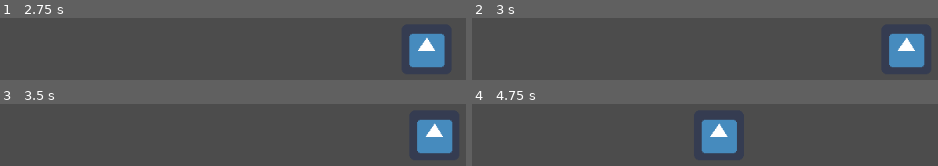
Above: before the commit, frames 1-4 (two rows, left to right).
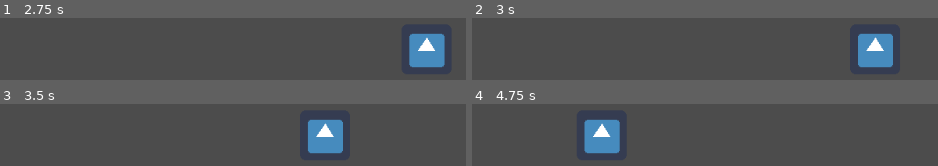
Above: after the commit, the same moments.

Repository: mati22124/testtt
Game: Godot game, scene res://Main Scene.tscn
Same seed, same stepped clock (60 frames per second), same inputs: the game is played once before the commit and once after it. The engine's default icon, where the game draws it, is replaced by a stand-in: a white triangle on a blue panel in a dark square.
Inputs:
- Up to frame 1 (2.75 s): tap Enter at 0.5 s; hold Right (move_right) 0.53-1.28 s; hold Left (move_left) 1.28-2.03 s; hold Right (move_right) from 2.03 s (still down)
- Up to frame 2 (3 s): release Right (move_right) at 2.78 s; hold Up (move_up) from 2.78 s (still down)
- Up to frame 3 (3.5 s): keep holding Up (move_up)
- Up to frame 4 (4.75 s): release Up (move_up) at 3.53 s; hold Left (move_left) from 3.53 s (still down)

Frame 1 is identical in both runs. In frame 2, 7.5% of the frame differs, in the area x 82-98%, y 24-81%; in frame 3, 8.5%; in frame 4, 8.6%, in the area x 24-57%, y 24-81%.

Commit message:
I download github from macbook

Diff:
--- a/player.gd
+++ b/player.gd
@@ -14,4 +14,6 @@
 		vel.x -= speed
 	if Input.is_action_pressed("move_right"):
 		vel.x += speed
+	if Input.is_action_pressed("move_up"):
+		vel.x -= speed
 	vel = move_and_slide(vel, Vector2.UP)
Not shown, removed: Main Scene.tscn.tmp
Not shown, removed: player.tscn.tmp
